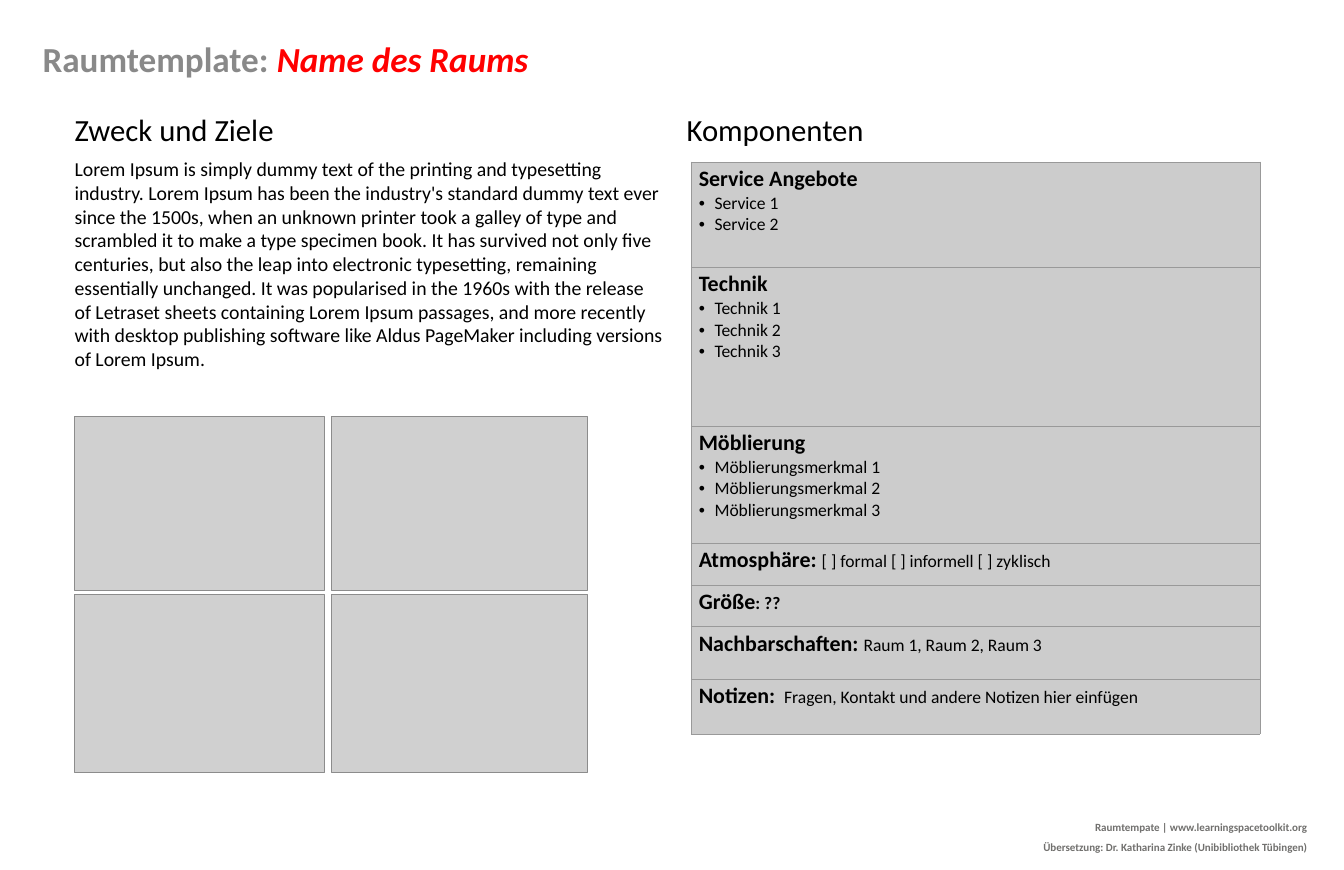
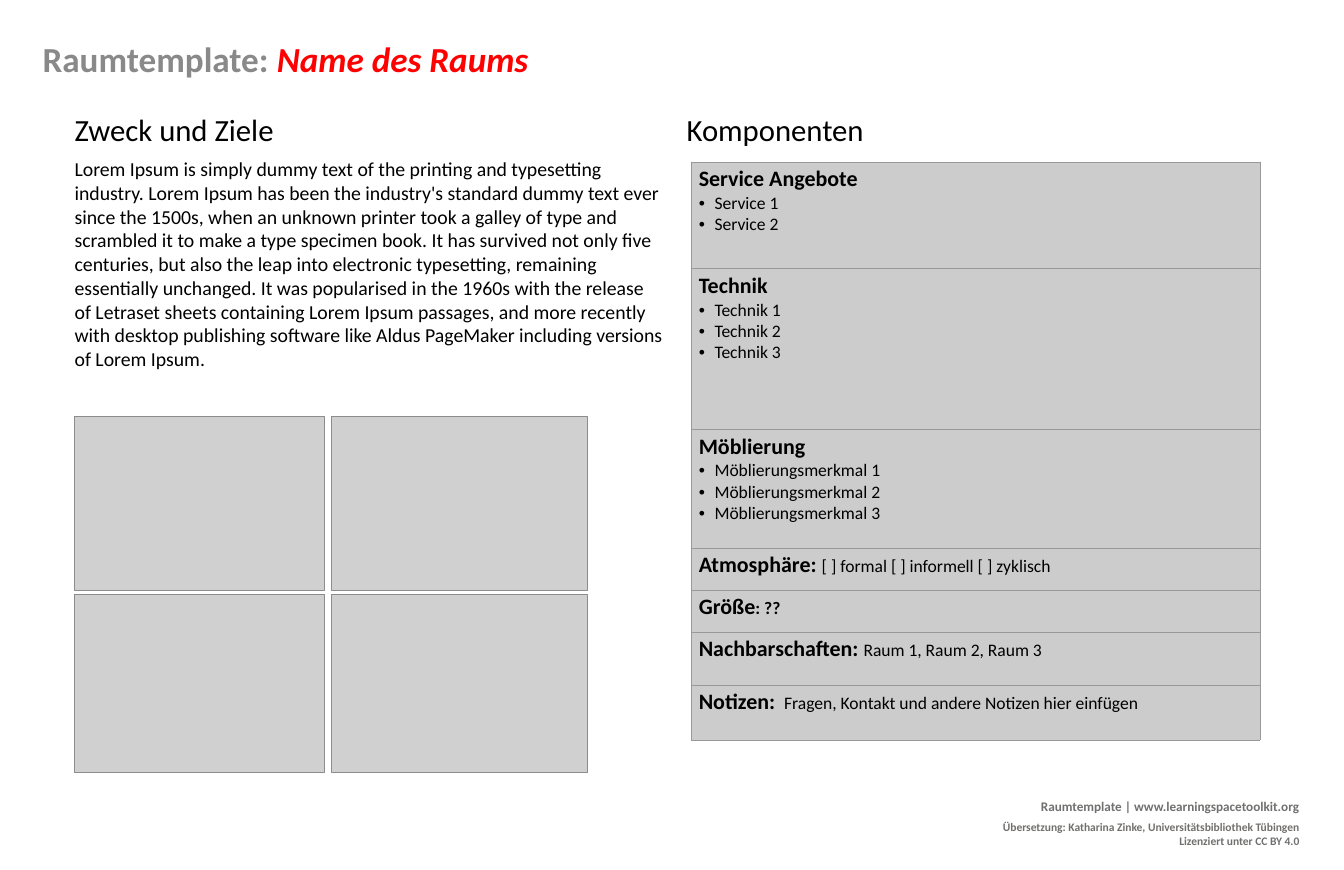
Before and after one commit to Lernraum-Toolkit/Lernraum-Toolkit.github.io, a slide deck: slide 2 of docs/00_Tools/04_01_DE_Space-Template_Beispiel.odp. Drawn at 1344x870 pixels with LibreOffice and Linux fonts; fonts in the diff are those of the drawing; grey boxes stand for pictures; background and template pictures are left out. Boxes give left, top, right and bottom in pixels: in the first picture for what was removed or moved away, otherwise in the second. Text is boxed around its words. In the diff, an @@ line names an element or a change of style, - is before the commit and + after.

```diff
--- a/docs/00_Tools/04_01_DE_Space-Template_Beispiel.odp
+++ b/docs/00_Tools/04_01_DE_Space-Template_Beispiel.odp
@@ table: place and size @@
-table at bbox=[691, 162, 1260, 734]
+table at bbox=[691, 162, 1260, 740]
@@ text at bbox=[1003, 802, 1300, 845]: text changed; size 10 to 10.5 pt @@
-Raumtempate | www.learningspacetoolkit.org
-Übersetzung: Dr. Katharina Zinke (Unibibliothek Tübingen)
+Raumtemplate | www.learningspacetoolkit.org
+Übersetzung: Katharina Zinke, Universitätsbibliothek Tübingen
+Lizenziert unter CC BY 4.0
```
Also in this commit, not shown: 1 other slide changed, 20 other files.
